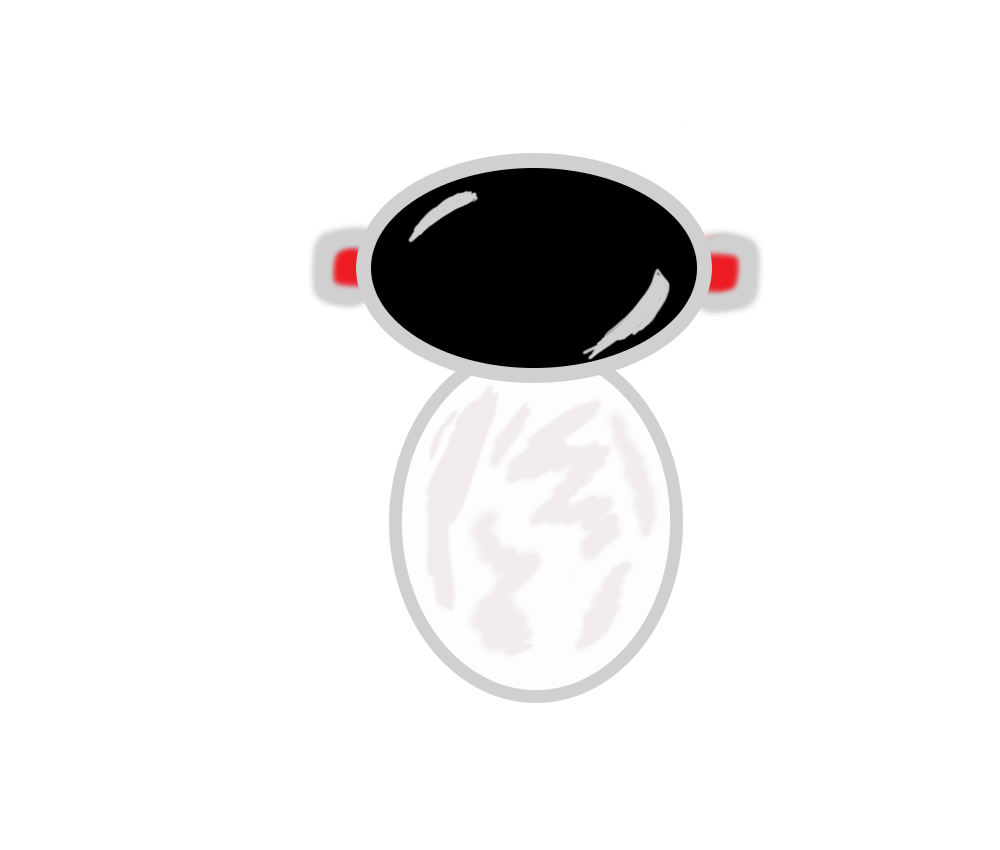
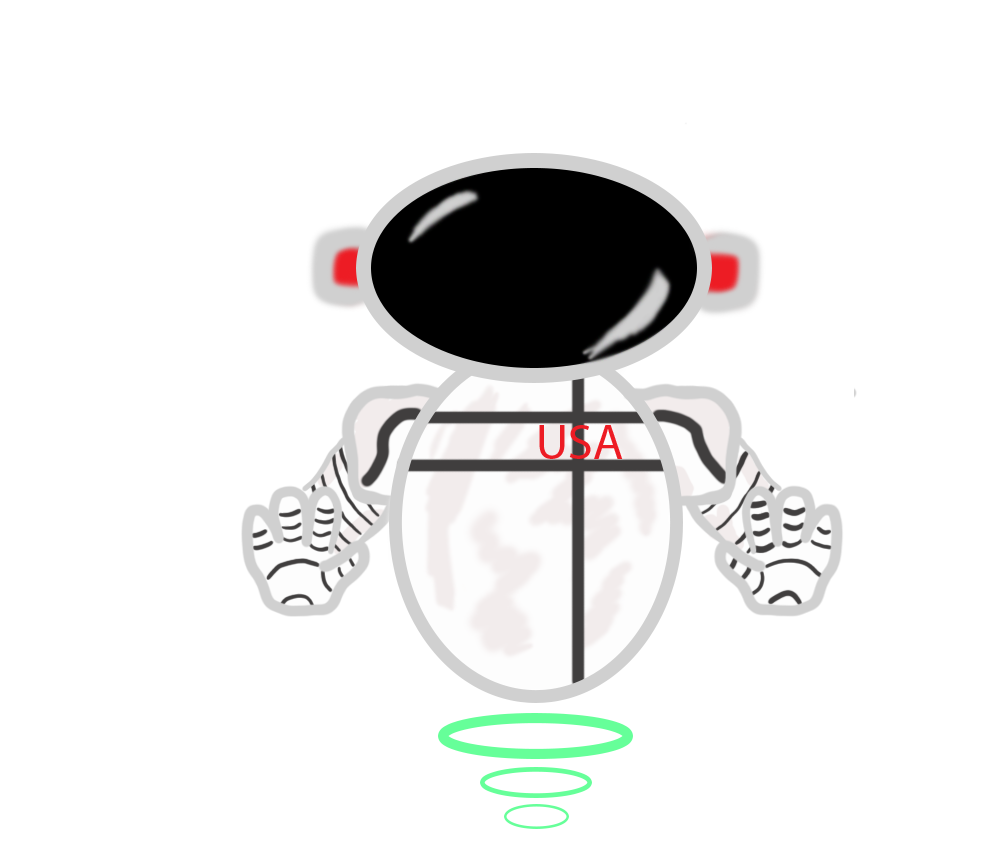
Layer changes from the first 1000px x 850px image to the second:
painted on "Layer 1" over [406, 171, 681, 379]
added layer "USA" above "background fill 2 - body" over [539, 425, 623, 459]
painted on "background fill 2 - body" over [395, 378, 675, 684]
added layer "arms" above "arms background" over [241, 382, 857, 617]
added layer "arms background" above "jet pulse" over [248, 390, 834, 616]
added layer "jet pulse" above "jet pulse 2" over [438, 713, 633, 759]
added layer "jet pulse 2" above "jet pulse 3" over [480, 767, 592, 798]
added layer "jet pulse 3" over [504, 804, 569, 829]
